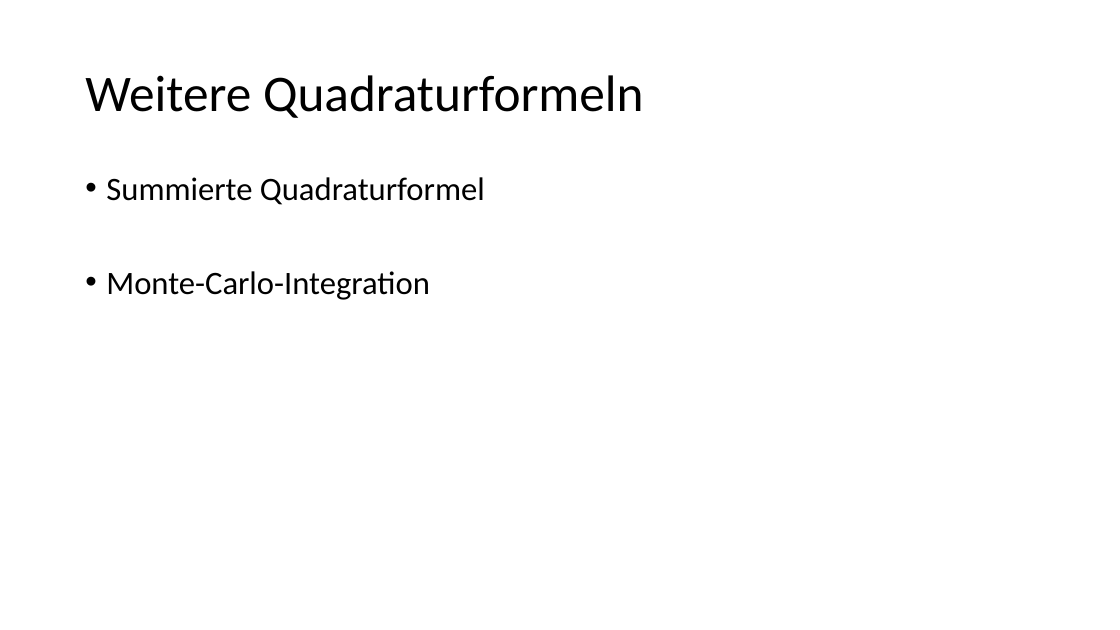
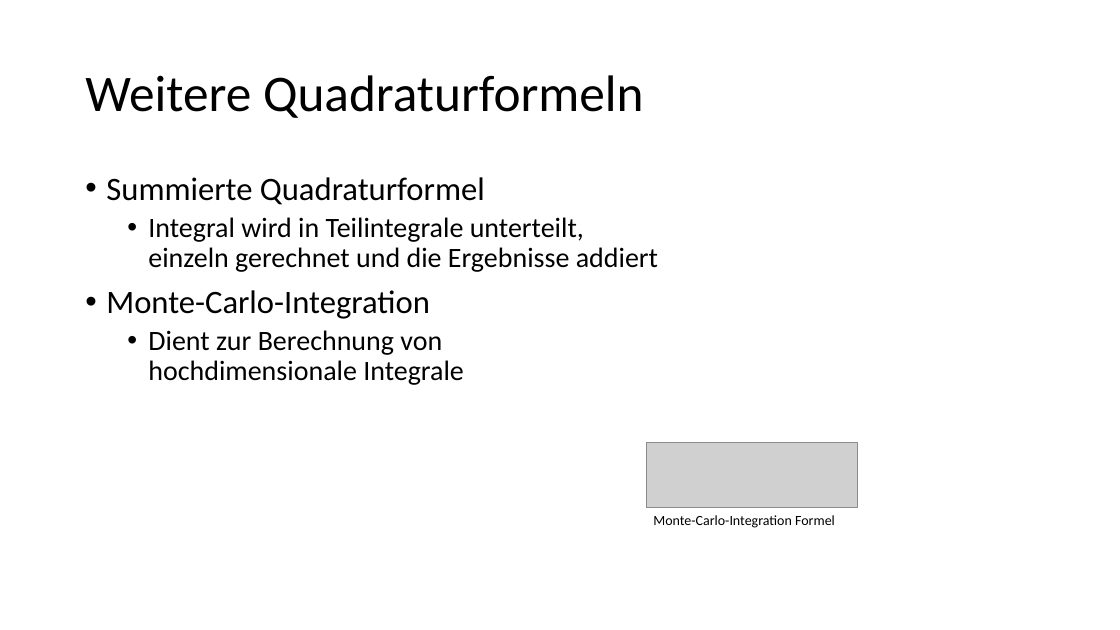
Before and after one commit to lstranzinger18/Numerik-und-Logik, a slide deck: slide 7 of Numerische Integration/Numerische Integration.pptx. Drawn at 1120x630 pixels with LibreOffice and Linux fonts; fonts in the diff are those of the drawing; grey boxes stand for pictures. Boxes give left, top, right and bottom in pixels: in the first picture for what was removed or moved away, otherwise in the second. Text is boxed around its words. In the diff, an @@ line names an element or a change of style, - is before the commit and + after.

Commit message:
Updated presentation
presentation: added data for the slide "Weitere Quadraturformeln" and added a design for the whole presentation

```diff
--- a/Numerische Integration/Numerische Integration.pptx
+++ b/Numerische Integration/Numerische Integration.pptx
@@ text at bbox=[148, 217, 658, 272]: paragraph added @@
+  • Integral wird in Teilintegrale unterteilt,
+    einzeln gerechnet und die Ergebnisse addiert
@@ text at bbox=[148, 330, 464, 385]: paragraph added @@
+  • Dient zur Berechnung von
+    hochdimensionale Integrale
@@ picture added at bbox=[646, 442, 857, 507] @@
@@ text added at bbox=[653, 515, 835, 528], 12 pt, text #000000 @@
+Monte-Carlo-Integration Formel
```
Also in this commit, not shown: 6 other slides changed.
